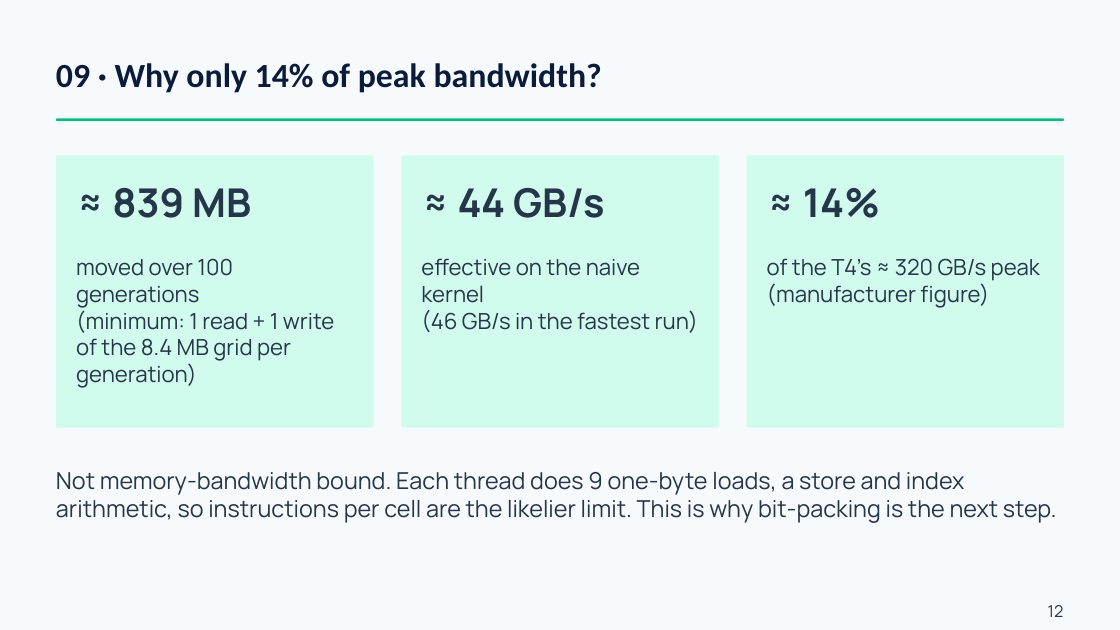
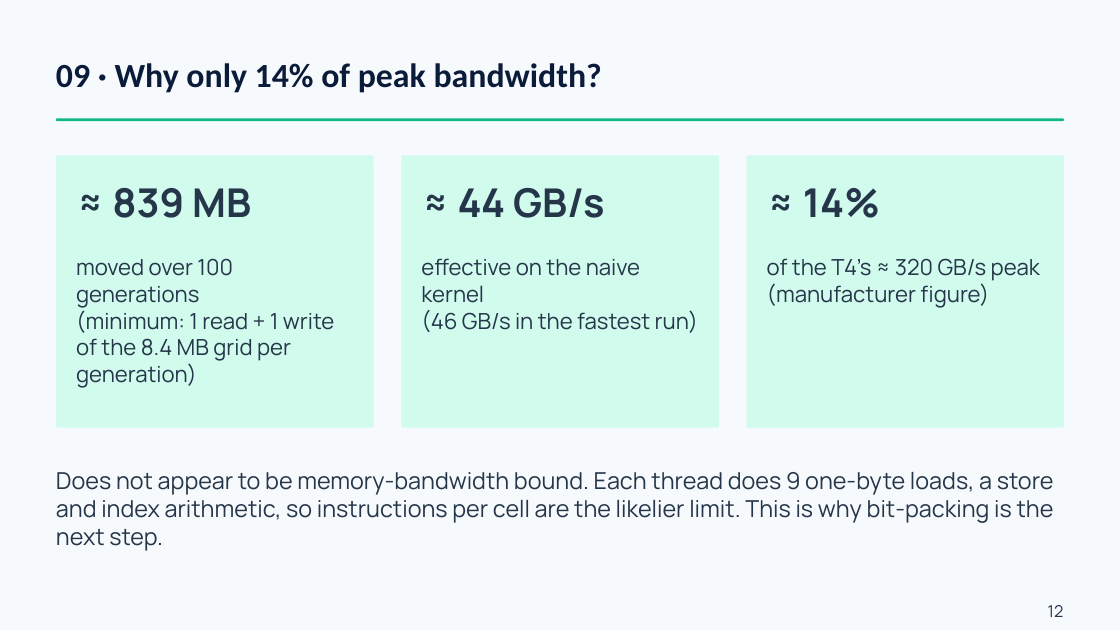
Before and after one commit to nisxl-s/conways-game-of-life-cpu-vs-gpu-implementation, a slide deck: slide 12 of presentation/Conways-Game-of-Life-CPU-vs-GPU-Presentation-Group-39.pptx. Drawn at 1120x630 pixels with LibreOffice and Linux fonts; fonts in the diff are those of the drawing. Boxes give left, top, right and bottom in pixels: in the first picture for what was removed or moved away, otherwise in the second. Text is boxed around its words. In the diff, an @@ line names an element or a change of style, - is before the commit and + after.

```diff
--- a/presentation/Conways-Game-of-Life-CPU-vs-GPU-Presentation-Group-39.pptx
+++ b/presentation/Conways-Game-of-Life-CPU-vs-GPU-Presentation-Group-39.pptx
@@ text at bbox=[56, 472, 1054, 551]: text changed @@
-Not memory-bandwidth bound. Each thread does 9 one-byte loads, a store and index arithmetic, so instructions per cell are the likelier limit. This is why bit-packing is the next step.
+Does not appear to be memory-bandwidth bound. Each thread does 9 one-byte loads, a store and index arithmetic, so instructions per cell are the likelier limit. This is why bit-packing is the next step.
```
Also in this commit, not shown: 8 other slides changed, 3 other files.
